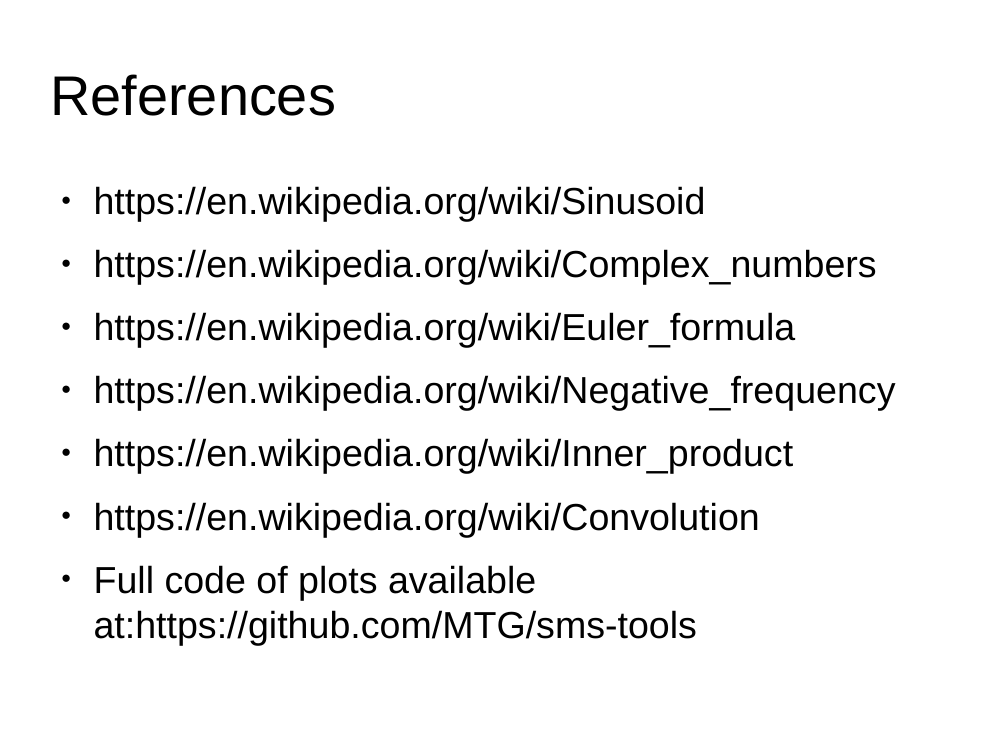
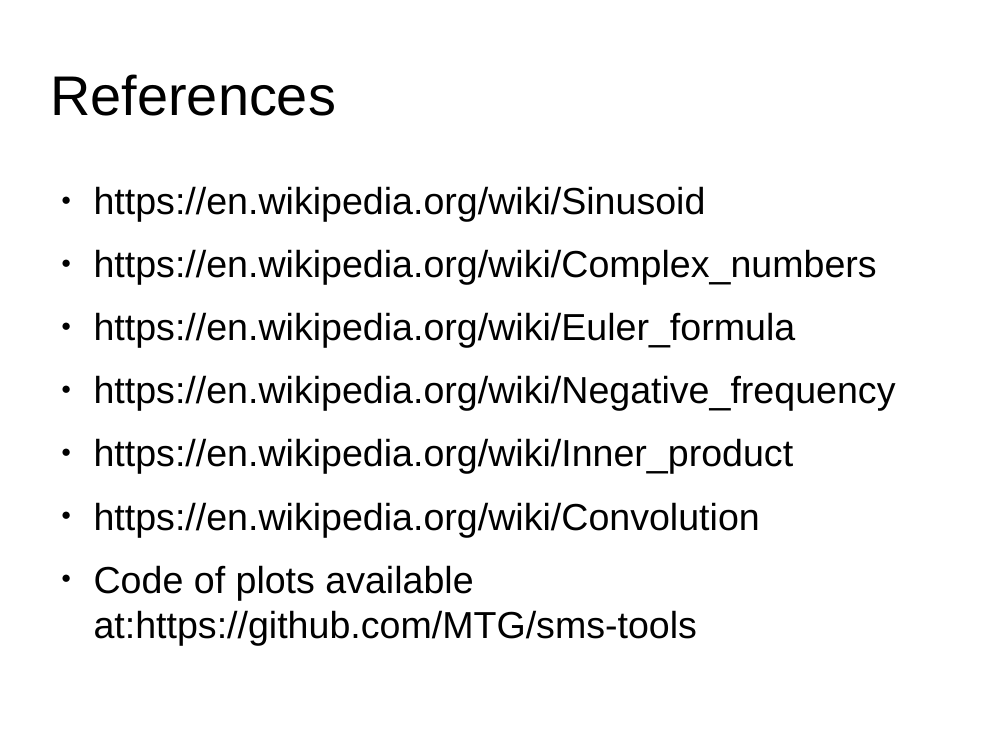
Before and after one commit to MTG/sms-tools, a slide deck: slide 14 of teaching-material/lectures/lect1-Introduction/1-Basic-mathematics.odp. Drawn at 1008x756 pixels with LibreOffice and Linux fonts; fonts in the diff are those of the drawing. Boxes give left, top, right and bottom in pixels: in the first picture for what was removed or moved away, otherwise in the second. Text is boxed around its words. In the diff, an @@ line names an element or a change of style, - is before the commit and + after.

```diff
--- a/teaching-material/lectures/lect1-Introduction/1-Basic-mathematics.odp
+++ b/teaching-material/lectures/lect1-Introduction/1-Basic-mathematics.odp
@@ text at (94,565,697,645): text changed @@
-● Full code of plots available at:https://github.com/MTG/sms-tools
+● Code of plots available at:https://github.com/MTG/sms-tools
```
Also in this commit, not shown: 6 other slides changed, 10 other files.
